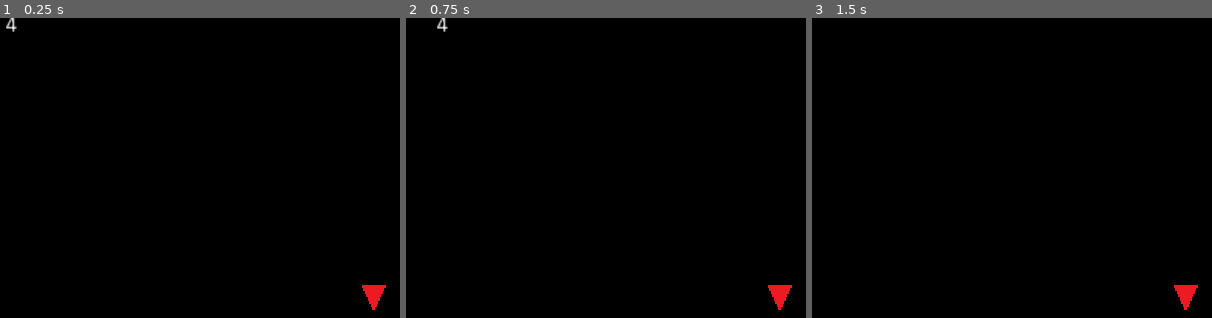
Above: before the commit, frames 1-3 (left to right).
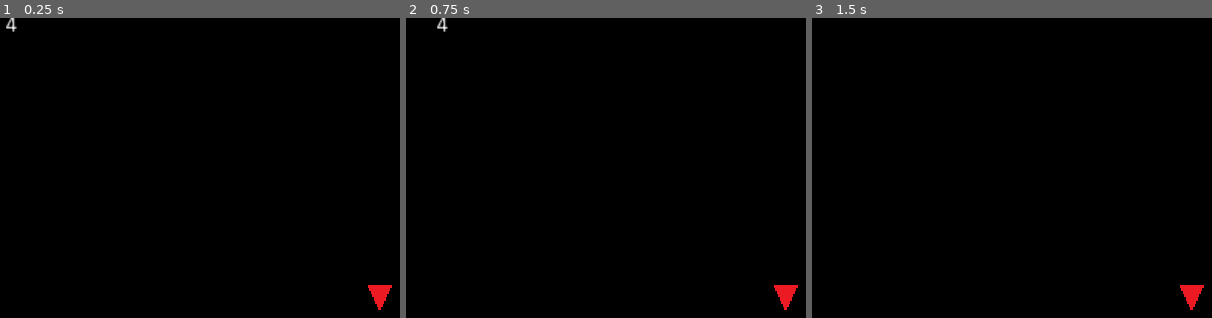
Above: after the commit, the same moments.

Repository: Mantisette/FinalFightPlus
Game: Godot game, scene res://escenas/juego.tscn
The game is run twice, just before and just after one commit, with the same random seed, the same clock (stepped at 60 frames per second) and the same inputs.
Inputs:
- Up to frame 1 (0.25 s): no input
- Up to frame 2 (0.75 s): tap Enter at 0.5 s; tap Keypad 6 (move_E) at 0.6 s
- Up to frame 3 (1.5 s): tap Space at 1.25 s; tap Keypad 8 (move_N) at 1.35 s
The pictures show only the part of the screen within x 3-53%, y 5-55%; the shares and areas given below are measured in that part.

The runs differ from the first frame. In frame 1, 0.2% of the frame differs, in the area x 90-98%, y 89-98%; in frame 2, 0.2%; in frame 3, 0.2%.

Commit message:
Transición de música
Ahora la música cambia gradualmente.

Diff:
--- a/escenas/enemigo.tscn
+++ b/escenas/enemigo.tscn
@@ -6,8 +6,8 @@
 [sub_resource type="CircleShape2D" id=1]
 radius = 128.0
 
-[sub_resource type="CircleShape2D" id=2]
-radius = 8.0
+[sub_resource type="RectangleShape2D" id=2]
+extents = Vector2( 8, 8 )
 
 [node name="Node2D" type="Node2D"]
 script = ExtResource( 2 )
--- a/escenas/juego.tscn
+++ b/escenas/juego.tscn
@@ -53,8 +53,8 @@
 cell_size = Vector2( 16, 16 )
 format = 1
 script = ExtResource( 1 )
-period = -153
-persistence = 0.865
+period = -428
+persistence = 0.54
 
 [node name="Camara" type="Camera2D" parent="."]
 anchor_mode = 0
@@ -62,9 +62,9 @@
 zoom = Vector2( 0.65, 0.65 )
 
 [node name="Jugador" parent="." groups=["Combate"] instance=ExtResource( 3 )]
+position = Vector2( 8, 8 )
 
 [node name="Musica" parent="." groups=["MusicaCombate"] instance=ExtResource( 4 )]
-visible = false
 
 [node name="Enemigo" parent="." groups=["Combate", "MusicaCombate"] instance=ExtResource( 5 )]
-position = Vector2( 260, 200 )
+position = Vector2( 264, 200 )
--- a/scripts/musica.gd
+++ b/scripts/musica.gd
@@ -1,22 +1,38 @@
 extends Node2D
 
-const MIN_VOLUME = -80
-const MAX_VOLUME = 0
+const MIN_VOLUME = -40
+const MAX_VOLUME = -10
+const VOLUME_STEP = 2
 
 onready var musica_calma := $MusicaCalma
 onready var musica_combate := $MusicaCombate
 
+export var combate := false
 
 func _ready():
-  musica_calma.volume_db = MAX_VOLUME
   musica_combate.volume_db = MIN_VOLUME
 
 
+func _process(delta):
+  if !combate:
+    cambiar_volumen(musica_calma, MAX_VOLUME, true)
+    cambiar_volumen(musica_combate, MIN_VOLUME, false)
+  else:
+    cambiar_volumen(musica_calma, MIN_VOLUME, false)
+    cambiar_volumen(musica_combate, MAX_VOLUME, true)
+
+
+func cambiar_volumen(pista, objetivo, aumentar = false):
+  var volumen = pista.volume_db
+  if aumentar and volumen < objetivo:
+    pista.volume_db += VOLUME_STEP
+  elif !aumentar and volumen > objetivo:
+    pista.volume_db -= VOLUME_STEP
+
+
 func cambiar_musica_combate():
-  musica_calma.volume_db = MIN_VOLUME
-  musica_combate.volume_db = MAX_VOLUME
+  combate = true
 
 
 func cambiar_musica_calma():
-  musica_calma.volume_db = MAX_VOLUME
-  musica_combate.volume_db = MIN_VOLUME
+  combate = false
